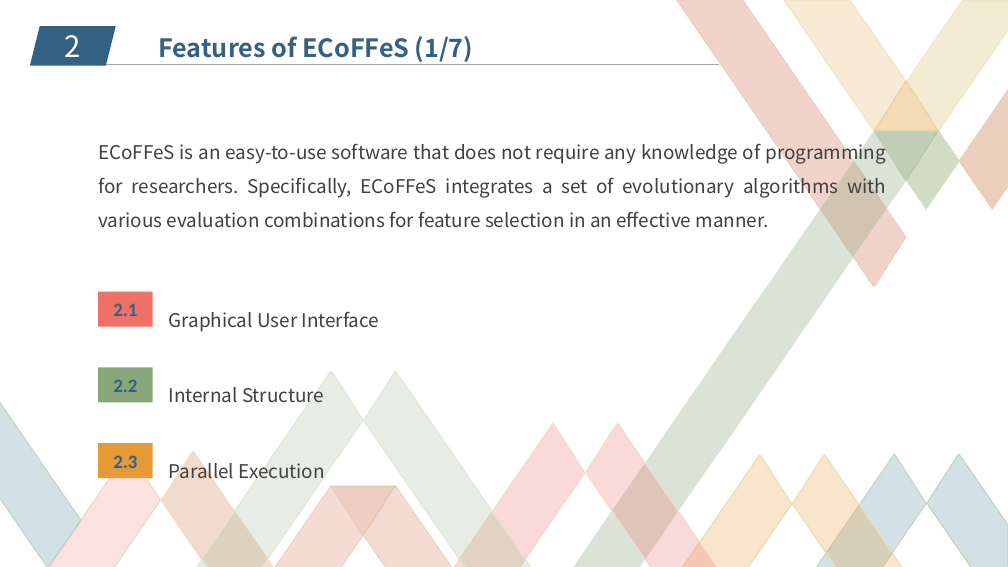
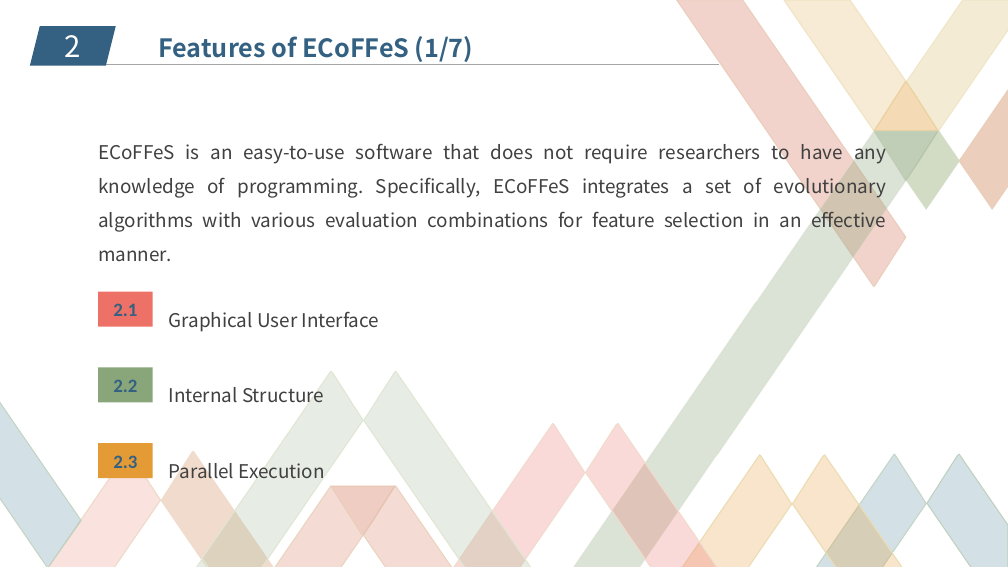
Before and after one commit to JiaweiHuang/ECoFFeS, a slide deck: slide 9 of Others/PPT/ECoFFeS.pptx. Drawn at 1008x567 pixels with LibreOffice and Linux fonts; fonts in the diff are those of the drawing; background and template pictures are left out. Boxes give left, top, right and bottom in pixels: in the first picture for what was removed or moved away, otherwise in the second. Text is boxed around its words. In the diff, an @@ line names an element or a change of style, - is before the commit and + after.

```diff
--- a/Others/PPT/ECoFFeS.pptx
+++ b/Others/PPT/ECoFFeS.pptx
@@ text at (98, 139, 886, 261): text changed @@
-ECoFFeS is an easy-to-use software that does not require any knowledge of programming for researchers. Specifically, ECoFFeS integrates a set of evolutionary algorithms with various evaluation combinations for feature selection in an effective manner.
+ECoFFeS is an easy-to-use software that does not require researchers to have any knowledge of programming. Specifically, ECoFFeS integrates a set of evolutionary algorithms with various evaluation combinations for feature selection in an effective manner.
```
Also in this commit, not shown: 3 other slides changed.
